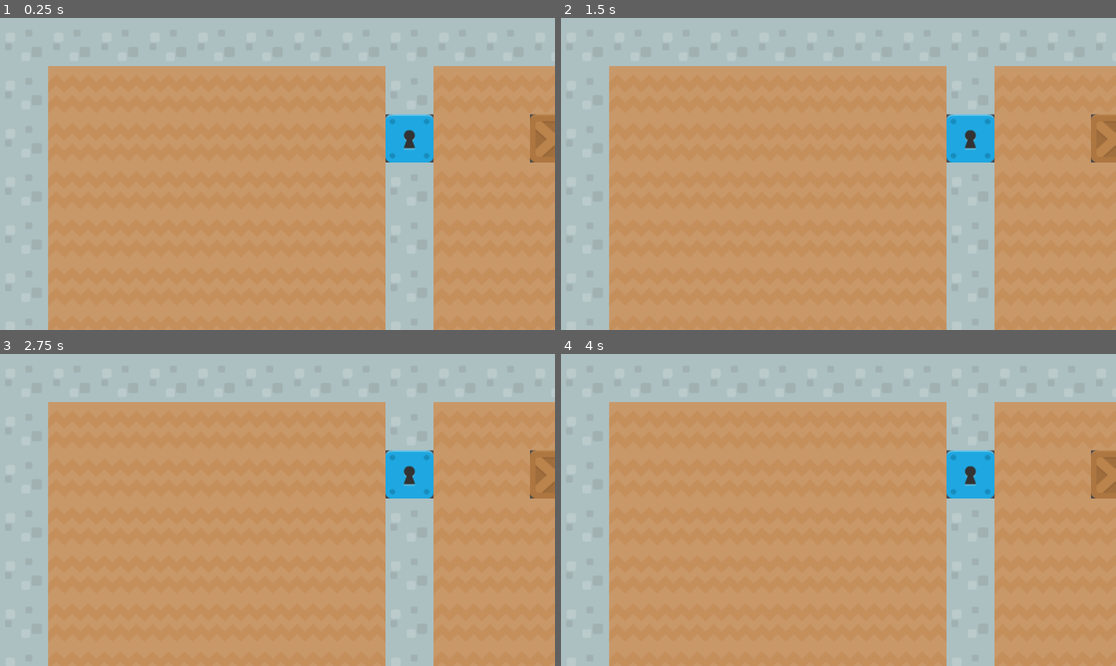
Above: before the commit, frames 1-4 (two rows, left to right).
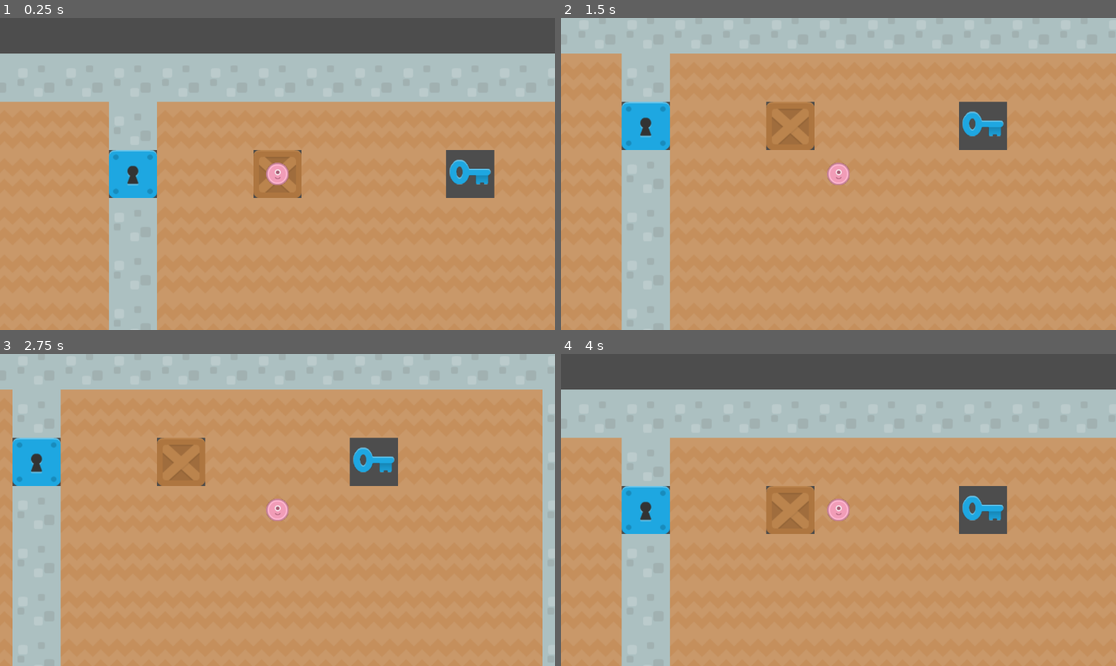
Above: after the commit, the same moments.

Repository: Innoviox/and
Game: Godot game, scene res://scenes/mapmaker.tscn
Same seed, same stepped clock (60 frames per second), same inputs: the game is played once before the commit and once after it.
Inputs:
- Up to frame 1 (0.25 s): no input
- Up to frame 2 (1.5 s): tap Enter at 0.5 s; hold Right (right, bound only after the commit) 0.53-1.28 s; tap Space at 1.25 s; hold Down (down, bound only after the commit) from 1.28 s (still down)
- Up to frame 3 (2.75 s): tap Enter at 2 s; release Down (down, bound only after the commit) at 2.03 s; hold Right (right, bound only after the commit) from 2.03 s (still down)
- Up to frame 4 (4 s): tap Space at 2.75 s; release Right (right, bound only after the commit) at 2.78 s; hold Up (up, bound only after the commit) 2.78-3.53 s; tap Enter at 3.5 s; hold Left (left, bound only after the commit) from 3.53 s (still down)

The runs differ from the first frame. In frame 1, 43% of the frame differs, in the area x 0-100%, y 0-100%; in frame 2, 28%; in frame 3, 21%; in frame 4, 42%.

Commit message:
follow the player

Diff:
--- a/project.godot
+++ b/project.godot
@@ -18,3 +18,30 @@
 [display]
 
 window/size/mode=2
+
+[input]
+
+left={
+"deadzone": 0.5,
+"events": [Object(InputEventKey,"resource_local_to_scene":false,"resource_name":"","device":-1,"window_id":0,"alt_pressed":false,"shift_pressed":false,"ctrl_pressed":false,"meta_pressed":false,"pressed":false,"keycode":0,"physical_keycode":4194319,"key_label":0,"unicode":0,"location":0,"echo":false,"script":null)
+, Object(InputEventKey,"resource_local_to_scene":false,"resource_name":"","device":-1,"window_id":0,"alt_pressed":false,"shift_pressed":false,"ctrl_pressed":false,"meta_pressed":false,"pressed":false,"keycode":0,"physical_keycode":65,"key_label":0,"unicode":97,"location":0,"echo":false,"script":null)
+]
+}
+right={
+"deadzone": 0.5,
+"events": [Object(InputEventKey,"resource_local_to_scene":false,"resource_name":"","device":-1,"window_id":0,"alt_pressed":false,"shift_pressed":false,"ctrl_pressed":false,"meta_pressed":false,"pressed":false,"keycode":0,"physical_keycode":4194321,"key_label":0,"unicode":0,"location":0,"echo":false,"script":null)
+, Object(InputEventKey,"resource_local_to_scene":false,"resource_name":"","device":-1,"window_id":0,"alt_pressed":false,"shift_pressed":false,"ctrl_pressed":false,"meta_pressed":false,"pressed":false,"keycode":0,"physical_keycode":68,"key_label":0,"unicode":100,"location":0,"echo":false,"script":null)
+]
+}
+up={
+"deadzone": 0.5,
+"events": [Object(InputEventKey,"resource_local_to_scene":false,"resource_name":"","device":-1,"window_id":0,"alt_pressed":false,"shift_pressed":false,"ctrl_pressed":false,"meta_pressed":false,"pressed":false,"keycode":0,"physical_keycode":4194320,"key_label":0,"unicode":0,"location":0,"echo":false,"script":null)
+, Object(InputEventKey,"resource_local_to_scene":false,"resource_name":"","device":-1,"window_id":0,"alt_pressed":false,"shift_pressed":false,"ctrl_pressed":false,"meta_pressed":false,"pressed":false,"keycode":0,"physical_keycode":87,"key_label":0,"unicode":119,"location":0,"echo":false,"script":null)
+]
+}
+down={
+"deadzone": 0.5,
+"events": [Object(InputEventKey,"resource_local_to_scene":false,"resource_name":"","device":-1,"window_id":0,"alt_pressed":false,"shift_pressed":false,"ctrl_pressed":false,"meta_pressed":false,"pressed":false,"keycode":0,"physical_keycode":4194322,"key_label":0,"unicode":0,"location":0,"echo":false,"script":null)
+, Object(InputEventKey,"resource_local_to_scene":false,"resource_name":"","device":-1,"window_id":0,"alt_pressed":false,"shift_pressed":false,"ctrl_pressed":false,"meta_pressed":false,"pressed":false,"keycode":0,"physical_keycode":83,"key_label":0,"unicode":115,"location":0,"echo":false,"script":null)
+]
+}
--- a/scenes/player.tscn
+++ b/scenes/player.tscn
@@ -6,3 +6,5 @@
 script = ExtResource("1_e1nat")
 
 [node name="Sprite2D" type="Sprite2D" parent="."]
+
+[node name="Camera2D" type="Camera2D" parent="."]
--- a/src/mapmaker.gd
+++ b/src/mapmaker.gd
@@ -4,6 +4,8 @@
 var player = preload("res://scenes/player.tscn")
 
 var map = "res://maps/map1.txt"
+
+var playerNode: Player
 
 # Called when the node enters the scene tree for the first time.
 func _ready() -> void:
@@ -22,9 +24,22 @@
 			add_child(tileNode)
 
 			if block == "S":
-				var playerNode = player.instantiate()
+				playerNode = player.instantiate()
+				playerNode.x = x
+				playerNode.y = y
 
+				add_child(playerNode)
 
+func _input(event):
+	print("got input", event)
+	if event.is_action_pressed("right"):
+		playerNode.x += 1
+	elif event.is_action_pressed("left"):
+		playerNode.x -= 1
+	elif event.is_action_pressed("up"):
+		playerNode.y -= 1
+	elif event.is_action_pressed("down"):
+		playerNode.y += 1
 
 
 # Called every frame. 'delta' is the elapsed time since the previous frame.
--- a/src/player.gd
+++ b/src/player.gd
@@ -1,5 +1,8 @@
 extends Node2D
+class_name Player
 
+var x: int
+var y: int
 
 # Called when the node enters the scene tree for the first time.
 func _ready() -> void:
@@ -7,7 +10,9 @@
 	var texture = ImageTexture.create_from_image(image)
 	$Sprite2D.texture = texture
 
+	z_index = 2
+
 
 # Called every frame. 'delta' is the elapsed time since the previous frame.
 func _process(delta: float) -> void:
-	pass
+	position = Util.position(x, y)
--- a/src/tile.gd
+++ b/src/tile.gd
@@ -25,6 +25,7 @@
 
 
 	position = Util.position(x, y)
+	z_index = 1
 
 # Called every frame. 'delta' is the elapsed time since the previous frame.
 func _process(delta: float) -> void:
